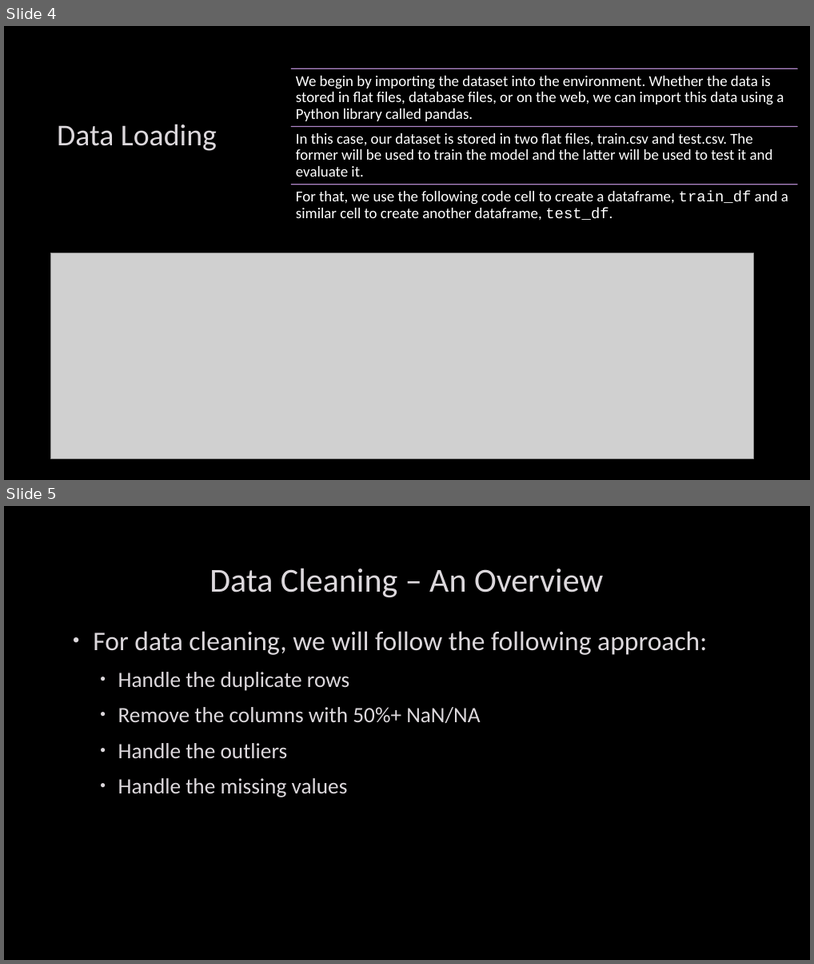
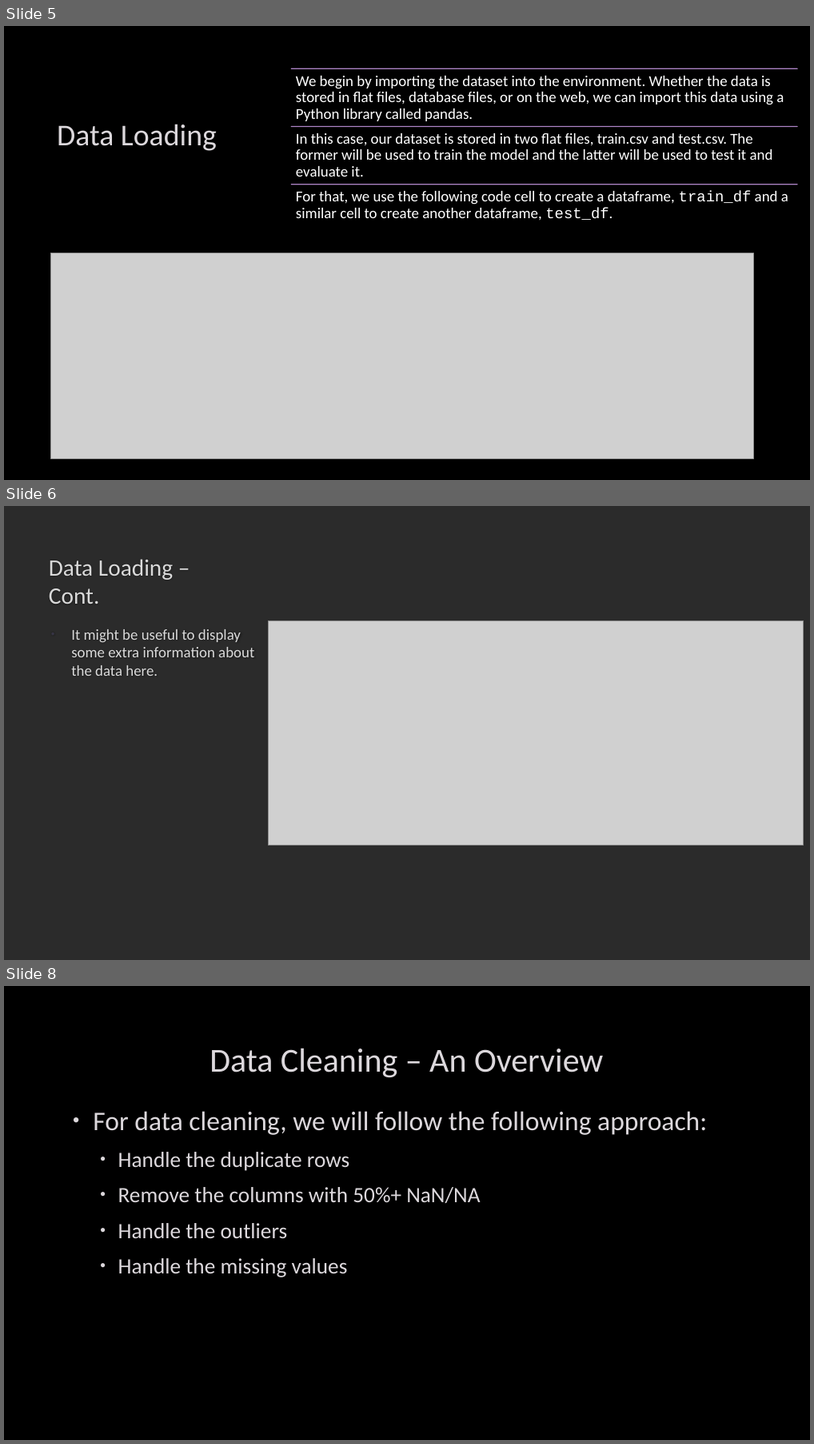
Before and after one commit to Moaaz-Mahmoud/Third-Year-Electrical-Testing-3A, a slide deck: class-3-data_analysis_and_ml/titanic/presentation.pptx. Shown one above the other, each under a label of ours: slides 4 and 5 before the commit, slides 5, 6 and 8 after it; the slides between them are not shown. The pictures are 814x964 and 814x1444 pixels, drawn with LibreOffice and Linux fonts; fonts in the diff are those of the drawing; grey boxes stand for pictures; background and template pictures are left out; a plain dark background stands for a picture behind light text. Boxes give left, top, right and bottom in pixels: in the first picture for what was removed or moved away, otherwise in the second. Text is boxed around its words. In the diff, an @@ line names an element or a change of style, - is before the commit and + after.

```diff
--- a/class-3-data_analysis_and_ml/titanic/presentation.pptx
+++ b/class-3-data_analysis_and_ml/titanic/presentation.pptx
@@ slide 6 added at bbox=[4, 506, 810, 960], background picture (left out) @@
@@ title added at bbox=[49, 559, 173, 604], 28 pt, text #DADADA @@
+Data Loading – Cont.
@@ picture added at bbox=[268, 621, 804, 844] @@
@@ text added at bbox=[71, 629, 254, 676], 18 pt, text #DADADA @@
+• It might be useful to display some extra information about the data here.
@@ what was slide 4 is now slide 5 @@
@@ what was slide 5 is now slide 8 @@
```
Also in this commit, not shown: 6 slides changed, 4 other slides added, 39 other files.
